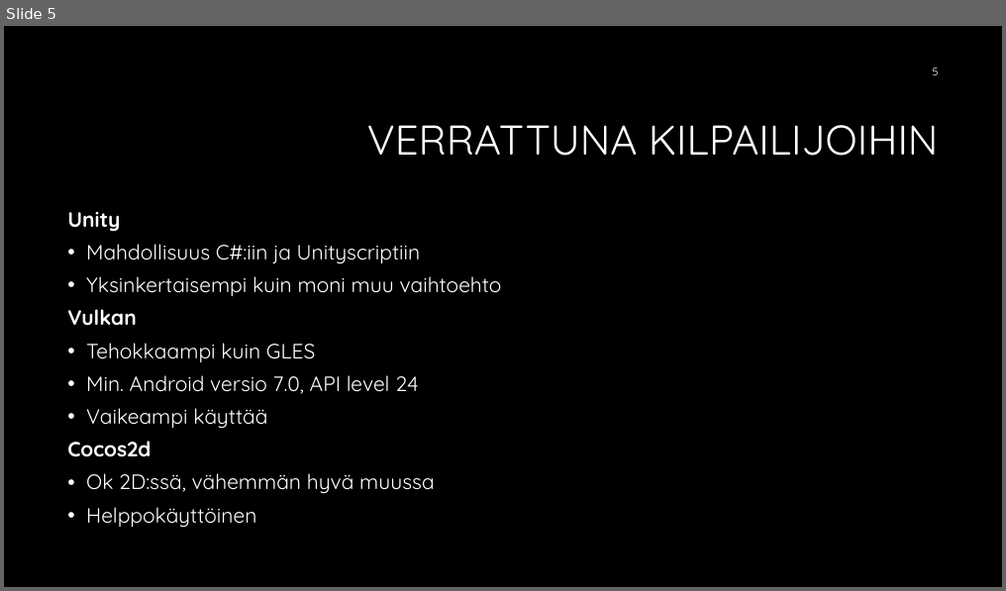
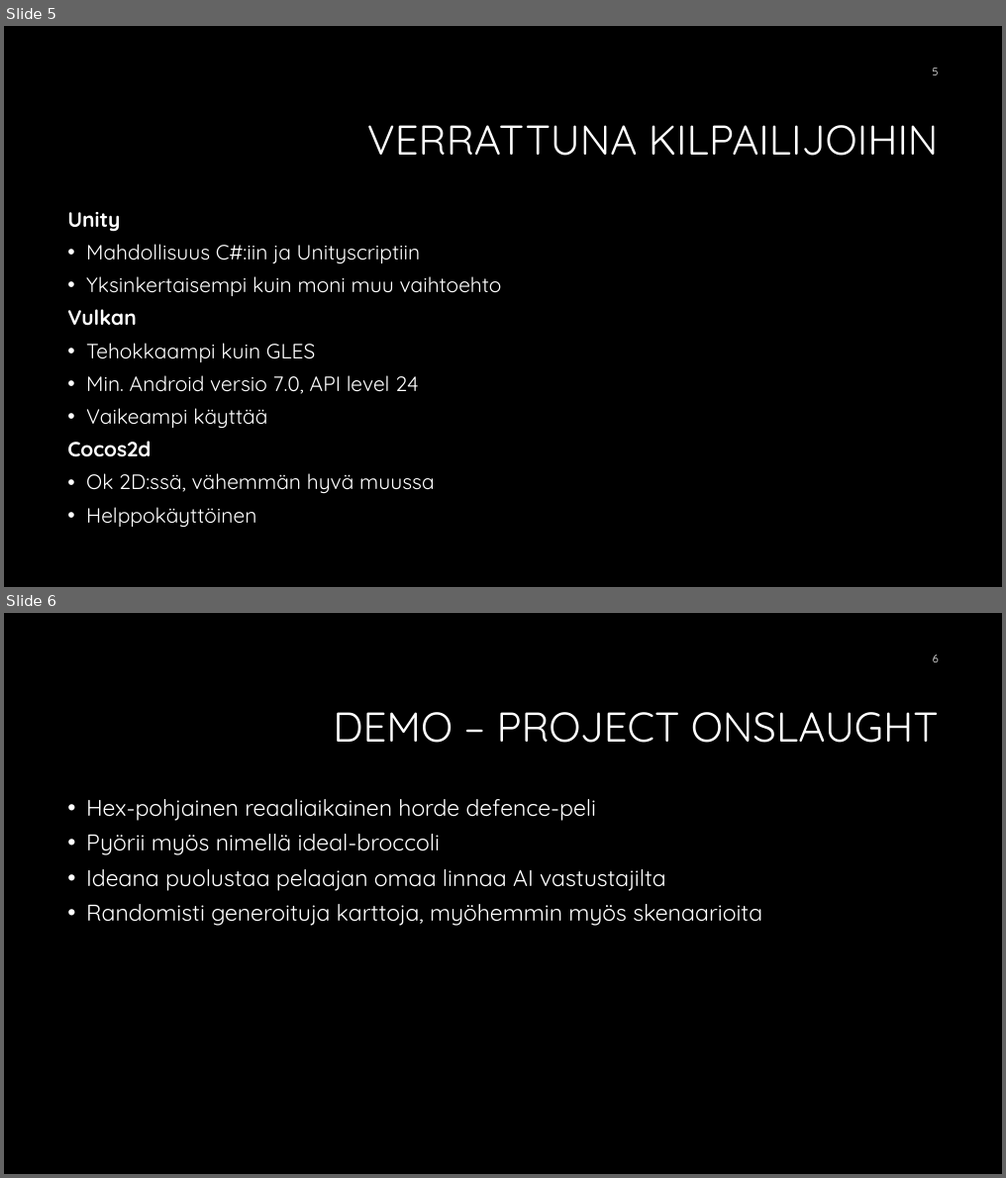
Before and after one commit to Jisti007/Mobile-Project-ideal-broccoli, a slide deck: presentation/OpenGL ES 3.pptx. Shown one above the other, each under a label of ours: slide 5 before the commit, slides 5 and 6 after it. The pictures are 1006x591 and 1006x1178 pixels, drawn with LibreOffice and Linux fonts; fonts in the diff are those of the drawing; background and template pictures are left out. Boxes give left, top, right and bottom in pixels: in the first picture for what was removed or moved away, otherwise in the second. Text is boxed around its words. In the diff, an @@ line names an element or a change of style, - is before the commit and + after.

```diff
--- a/presentation/OpenGL ES 3.pptx
+++ b/presentation/OpenGL ES 3.pptx
@@ slide 6 added at bbox=[4, 613, 1002, 1174], background #000000 @@
@@ page number added at bbox=[933, 655, 939, 663], 10.5 pt, text #FFFFFF @@
+6
@@ title added at bbox=[333, 712, 939, 743], 40 pt, text #FFFFFF @@
+DEMO – PROJECT ONSLAUGHT
@@ text added at bbox=[86, 799, 762, 926], 22 pt, text #FFFFFF @@
+• Hex-pohjainen reaaliaikainen horde defence-peli
+• Pyörii myös nimellä ideal-broccoli
+• Ideana puolustaa pelaajan omaa linnaa AI vastustajilta
+• Randomisti generoituja karttoja, myöhemmin myös skenaarioita
```
Also in this commit, not shown: 4 other slides added, 1 slide removed.
